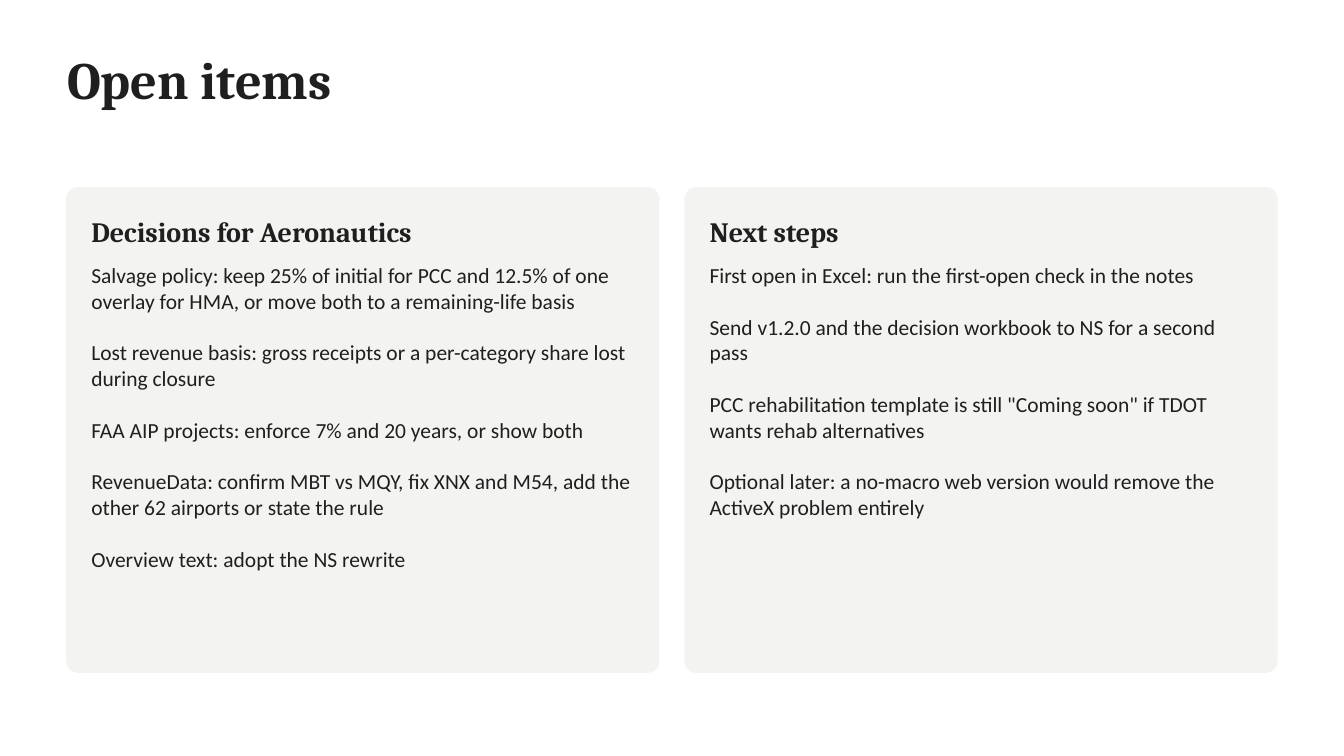
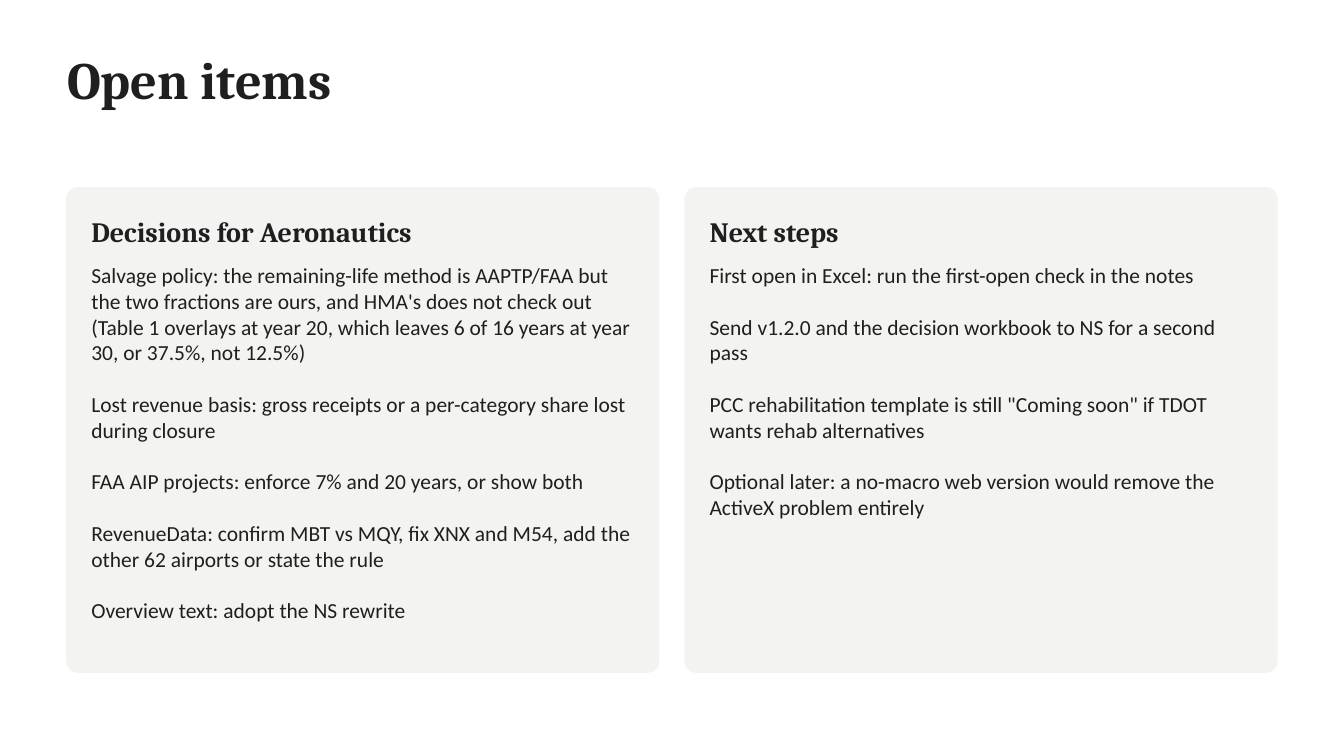
Before and after one commit to JosephD130/lcca-dashboard, a slide deck: slide 21 of tdot-lcca/TDOT_LCCA_Review_and_v1.2.0_Update.pptx. Drawn at 1344x756 pixels with LibreOffice and Linux fonts; fonts in the diff are those of the drawing. Boxes give left, top, right and bottom in pixels: in the first picture for what was removed or moved away, otherwise in the second. Text is boxed around its words. In the diff, an @@ line names an element or a change of style, - is before the commit and + after.

```diff
--- a/tdot-lcca/TDOT_LCCA_Review_and_v1.2.0_Update.pptx
+++ b/tdot-lcca/TDOT_LCCA_Review_and_v1.2.0_Update.pptx
@@ text at [91,268,630,363]: text changed @@
-Salvage policy: keep 25% of initial for PCC and 12.5% of one overlay for HMA, or move both to a remaining-life basis
+Salvage policy: the remaining-life method is AAPTP/FAA but the two fractions are ours, and HMA's does not check out (Table 1 overlays at year 20, which leaves 6 of 16 years at year 30, or 37.5%, not 12.5%)
```
Also in this commit, not shown: 1 other slide changed, 30 other files.
